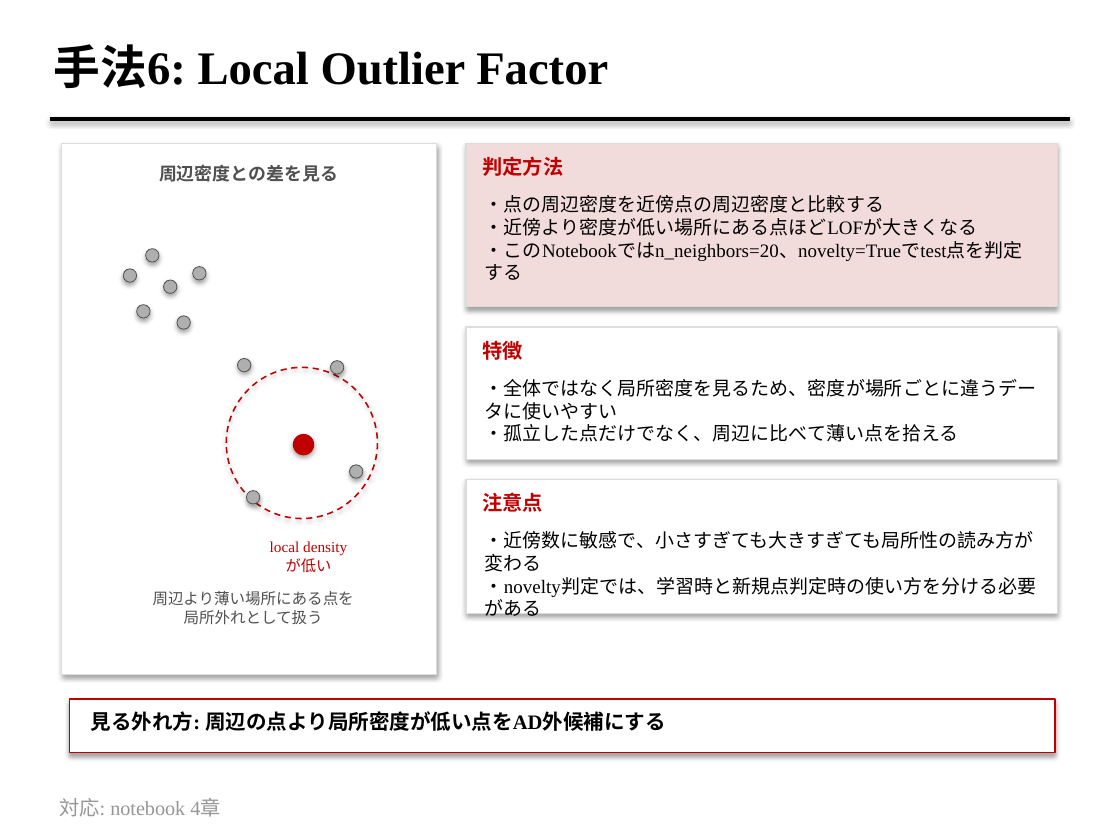
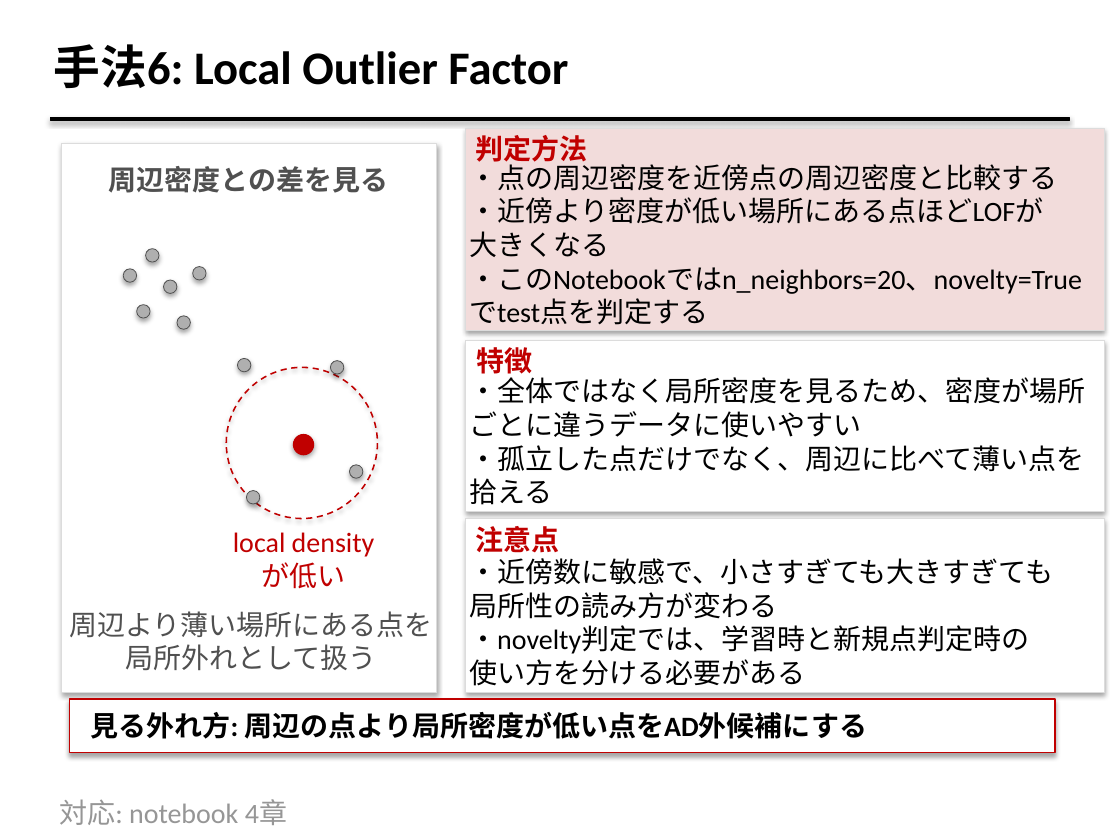
Before and after one commit to fukumoto-riku/python_seminar, a slide deck: slide 10 of lesson_7/applicability-domain_method-comparison_supplement_2026_07_07.pptx. Drawn at 1120x840 pixels with LibreOffice and Linux fonts; fonts in the diff are those of the drawing. Boxes give left, top, right and bottom in pixels: in the first picture for what was removed or moved away, otherwise in the second. Text is boxed around its words. In the diff, an @@ line names an element or a change of style, - is before the commit and + after.

```diff
--- a/lesson_7/applicability-domain_method-comparison_supplement_2026_07_07.pptx
+++ b/lesson_7/applicability-domain_method-comparison_supplement_2026_07_07.pptx
@@ text "手法6: Local Outlier Factor" at (54,44,568,88): font Times New Roman to Calibri @@
@@ rectangle: place and size @@
-rectangle at (62,143,437,674)
+rectangle at (62,143,437,692)
@@ rectangle: place and size @@
-rectangle at (466,143,1057,307)
+rectangle at (466,129,1104,332)
@@ text "判定方法": place and size @@
-text "判定方法" at (483,156,564,176)
+text "判定方法" at (476,135,588,167)
@@ text "周辺密度との差を見る" at (109,166,389,193): size 11.5 to 18 pt, font Times New Roman to Calibri @@
@@ text "・点の周辺密度を近傍点の周辺密度と比較する": place and size @@
-text "・点の周辺密度を近傍点の周辺密度と比較する" at (485,195,1023,261)
+text "・点の周辺密度を近傍点の周辺密度と比較する" at (469,160,1082,294)
@@ text at (469,160,1082,294): size 12.2 to 18 pt, font Times New Roman to Calibri in "・点の周辺密度を近傍点の周辺密度と比較する", "・このNotebookではn_neighbors=20、novelty=Trueでtest点を判定する" @@
@@ text at (469,197,1043,257): text changed; size 12.2 to 18 pt; font Times New Roman to Calibri @@
-・近傍より密度が低い場所にある点ほどLOFが大きくなる
+・近傍より密度が低い場所にある点ほどLOFが
+大きくなる
@@ rectangle: place and size @@
-rectangle at (466,327,1057,459)
+rectangle at (466,340,1104,512)
@@ text "・全体ではなく局所密度を見るため、密度が場所ごとに違うデータに使いやすい": place and size @@
-text "・全体ではなく局所密度を見るため、密度が場所ごとに違うデータに使いやすい" at (485,379,1036,442)
+text "・全体ではなく局所密度を見るため、密度が場所ごとに違うデータに使いやすい" at (469,373,1085,505)
@@ text "・全体ではなく局所密度を見るため、密度が場所ごとに違うデータに使いやすい" at (469,373,1085,505): size 12.2 to 18 pt, font Times New Roman to Calibri @@
@@ text "local density": place and size @@
-text "local density" at (270,541,347,572)
+text "local density" at (233,532,375,589)
@@ text "local density" at (233,532,375,589): size 9.8 to 18 pt, font Times New Roman to Calibri @@
@@ rectangle: place and size @@
-rectangle at (466,479,1057,614)
+rectangle at (466,519,1104,692)
@@ size 13 to 18 pt, font Times New Roman to Calibri in 4 elements at (59,799,287,825), (476,347,532,379), (476,135,588,167), (476,526,560,553) @@
@@ text "注意点": place and size @@
-text "注意点" at (483,492,544,512)
+text "注意点" at (476,526,560,553)
@@ text at (469,558,1053,686): text changed; size 12.2 to 18 pt; font Times New Roman to Calibri @@
-・近傍数に敏感で、小さすぎても大きすぎても局所性の読み方が変わる
-・novelty判定では、学習時と新規点判定時の使い方を分ける必要がある
+・近傍数に敏感で、小さすぎても大きすぎても
+局所性の読み方が変わる
+・novelty判定では、学習時と新規点判定時の
+使い方を分ける必要がある
@@ text "周辺より薄い場所にある点を": place and size @@
-text "周辺より薄い場所にある点を" at (153,591,354,625)
+text "周辺より薄い場所にある点を" at (69,611,432,670)
@@ text "周辺より薄い場所にある点を" at (69,611,432,670): size 10 to 18 pt, font Times New Roman to Calibri @@
@@ text "見る外れ方: 周辺の点より局所密度が低い点をAD外候補にする" at (91,712,867,739): size 13.2 to 18 pt, font Times New Roman to Calibri @@
```
Also in this commit, not shown: 5 other slides changed.
